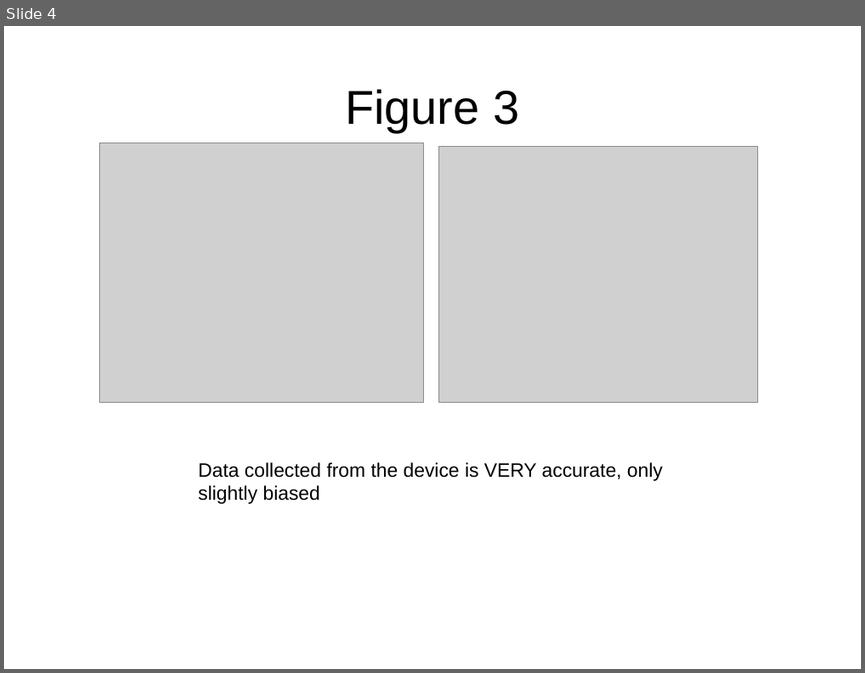
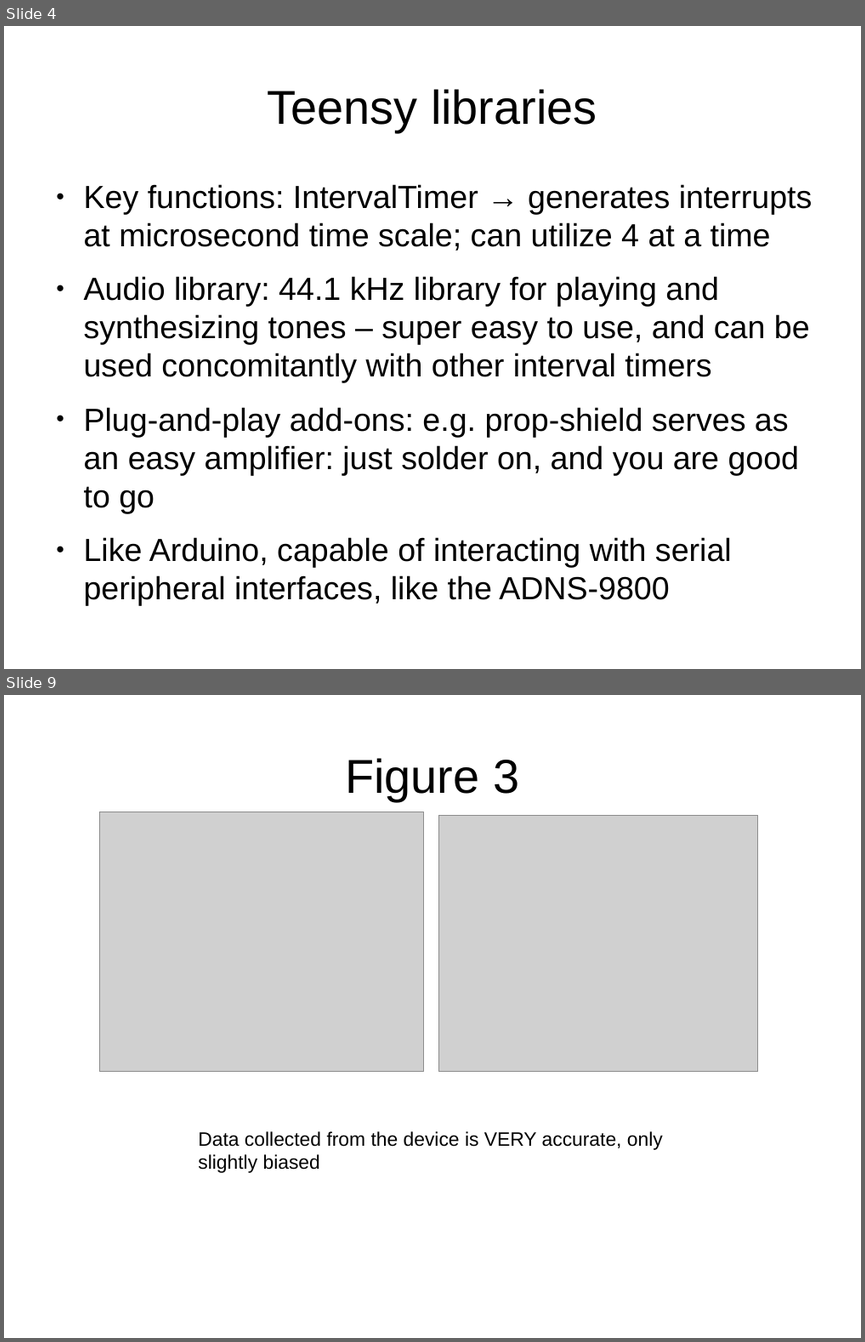
Before and after one commit to mfromano/micro-control, a slide deck: Schematics/figures_for_presentation_friday.odp. Shown one above the other, each under a label of ours: slide 4 before the commit, slides 4 and 9 after it; the slides between them are not shown. The pictures are 865x673 and 865x1342 pixels, drawn with LibreOffice and Linux fonts; fonts in the diff are those of the drawing; grey boxes stand for pictures. Boxes give left, top, right and bottom in pixels: in the first picture for what was removed or moved away, otherwise in the second. Text is boxed around its words. In the diff, an @@ line names an element or a change of style, - is before the commit and + after.

```diff
--- a/Schematics/figures_for_presentation_friday.odp
+++ b/Schematics/figures_for_presentation_friday.odp
@@ slide 4 added at bbox=[4, 26, 861, 669], background #FFFFFF @@
@@ title added at bbox=[268, 89, 597, 132], 44 pt, text #000000 @@
+Teensy libraries
@@ text added at bbox=[84, 184, 812, 567], 29.6 pt, text #000000 @@
+● Key functions: IntervalTimer → generates interrupts at microsecond time scale; can utilize 4 at a time
+● Audio library: 44.1 kHz library for playing and synthesizing tones – super easy to use, and can be used concomitantly with other interval timers
+● Plug-and-play add-ons: e.g. prop-shield serves as an easy amplifier: just solder on, and you are good to go
+● Like Arduino, capable of interacting with serial peripheral interfaces, like the ADNS-9800
@@ what was slide 4 is now slide 9 @@
```
Also in this commit, not shown: 5 slides changed, 5 other slides added, 1 slide removed, 4 other files.
